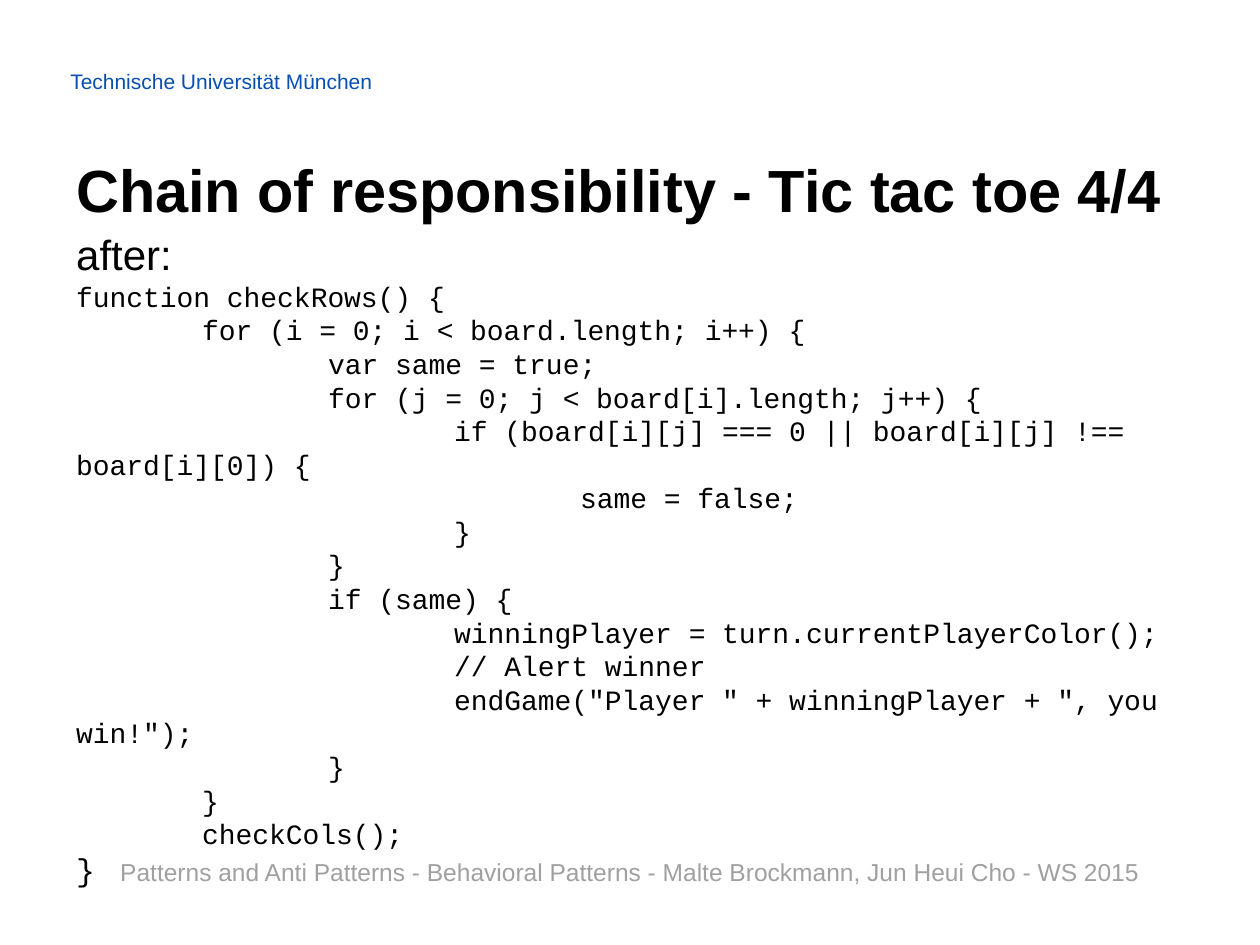
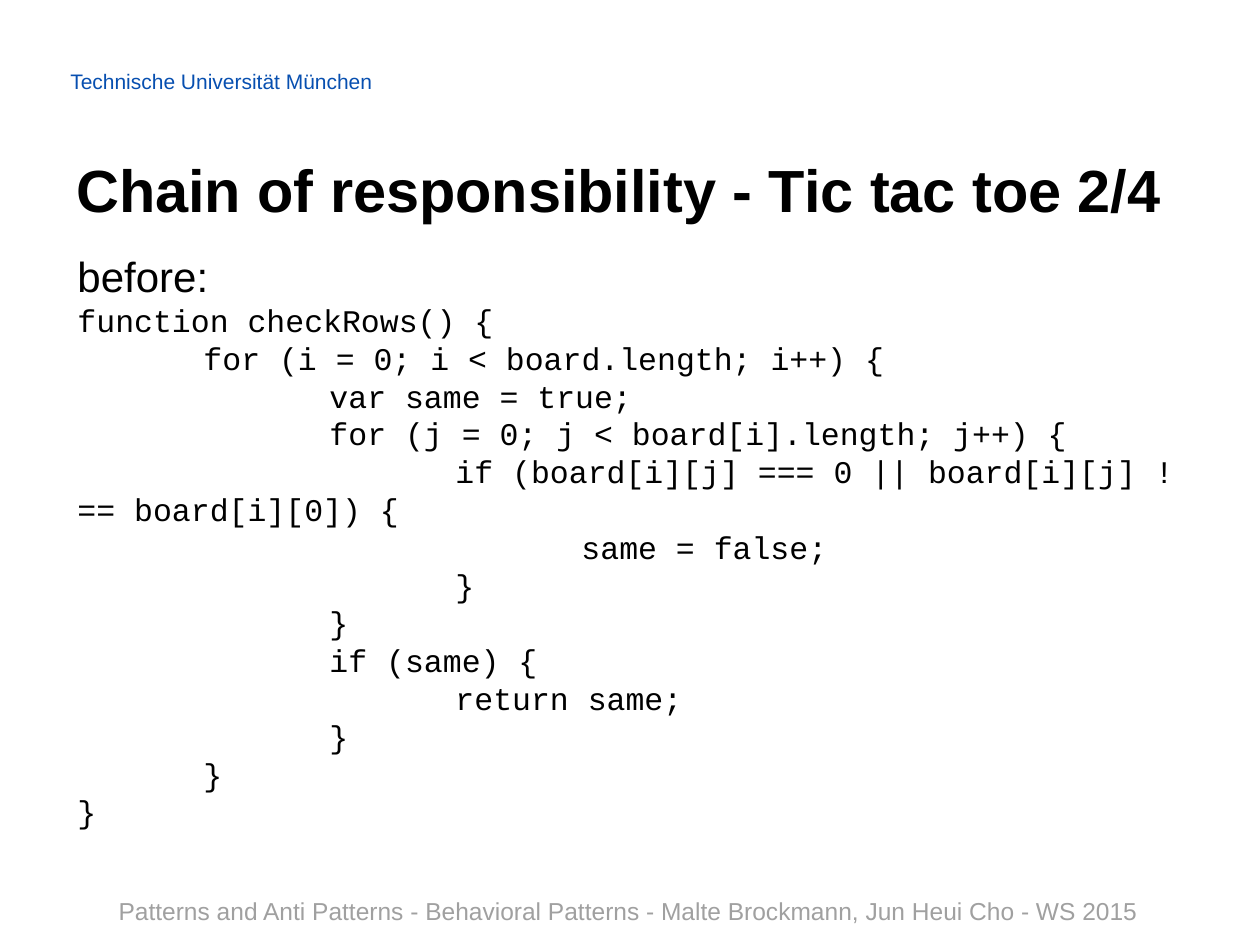
Before and after one commit to Painted6/Behavioral-design-patterns, a slide deck: slide 20 of Behavioral Patterns - JS Patterns and Anti Patterns.pptx (slide 21 before the commit). Drawn at 1260x945 pixels with LibreOffice and Linux fonts; fonts in the diff are those of the drawing; background and template pictures are left out. Boxes give left, top, right and bottom in pixels: in the first picture for what was removed or moved away, otherwise in the second. Text is boxed around its words. In the diff, an @@ line names an element or a change of style, - is before the commit and + after.

```diff
--- a/Behavioral Patterns - JS Patterns and Anti Patterns.pptx
+++ b/Behavioral Patterns - JS Patterns and Anti Patterns.pptx
@@ title at (x1=76, y1=169, x2=1161, y2=222): text changed @@
-Chain of responsibility - Tic tac toe 4/4
+Chain of responsibility - Tic tac toe 2/4
@@ text "before:" moved from (x1=76, y1=239, x2=1158, y2=850) to (x1=77, y1=261, x2=1136, y2=716) @@
@@ text at (x1=77, y1=261, x2=208, y2=293): text changed @@
-after:
+before:
@@ text at (x1=77, y1=309, x2=1136, y2=679): size 16 to 18 pt in "function checkRows() {", "for (i = 0; i < board.length; ...", "var same = true;", "for (j = 0; j < board[i].length; ..." and 7 more places @@
@@ text at (x1=455, y1=689, x2=682, y2=716): text changed; size 16 to 18 pt @@
-winningPlayer = turn.currentPlayerColor();
-// Alert winner
-endGame("Player " + winningPlayer + ", you win!");
+return same;
@@ text at (x1=202, y1=824, x2=403, y2=850): paragraph removed @@
-checkCols();
@@ text removed at (x1=120, y1=863, x2=1139, y2=884) @@
-Patterns and Anti Patterns - Behavioral Patterns - Malte Brockmann, Jun Heui Cho - WS 2015
@@ text added at (x1=119, y1=902, x2=1137, y2=923), 14 pt, text #A0A0A0 @@
+Patterns and Anti Patterns - Behavioral Patterns - Malte Brockmann, Jun Heui Cho - WS 2015
```
Also in this commit, not shown: 28 other slides changed, 2 slides added.
